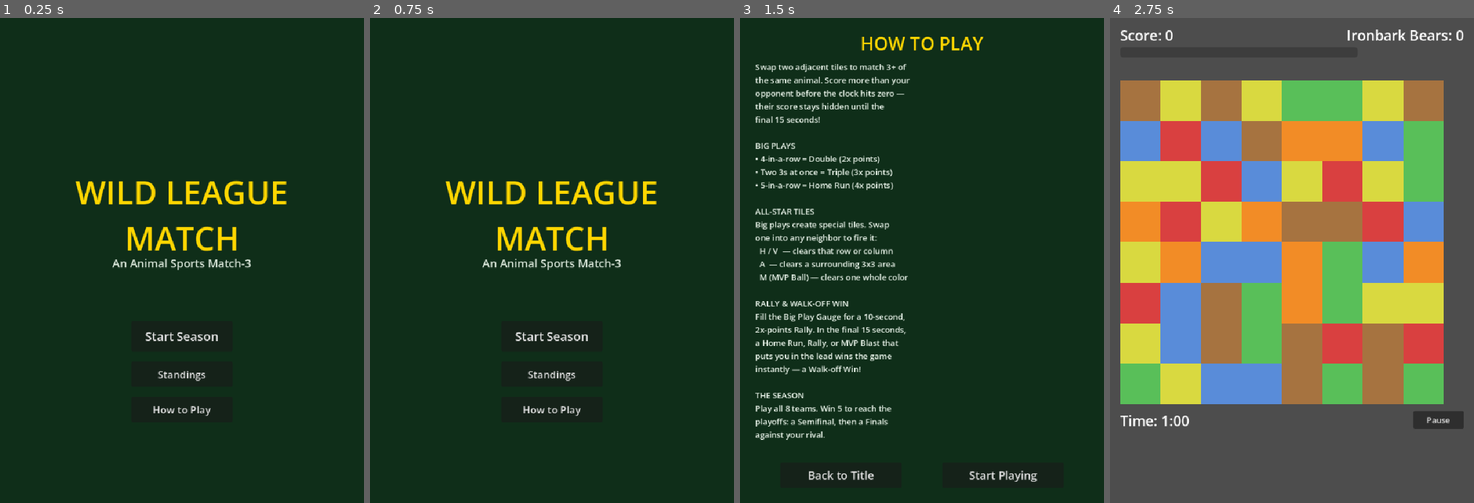
Above: before the commit, frames 1-4 (left to right).
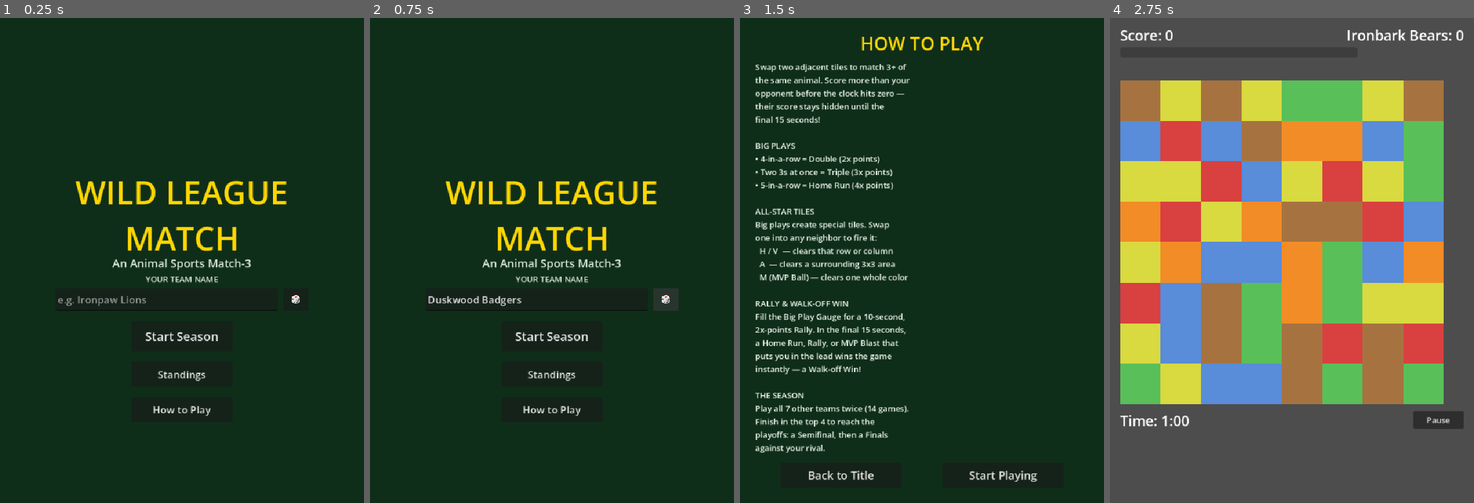
Above: after the commit, the same moments.

Repository: Pazderk/Wild-League-Match
Game: Godot game, scene res://scenes/title_screen.tscn
Same seed, same stepped clock (60 frames per second), same inputs: the game is played once before the commit and once after it.
Inputs (mouse positions are in pixels of both pictures, inside the frame that each line leads up to):
- Up to frame 1 (0.25 s): no input
- Up to frame 2 (0.75 s): click (664, 299) at 0.5 s, where only the run after the commit has a clickable "🎲"
- Up to frame 3 (1.5 s): click "Start Season" at 1.25 s
- Up to frame 4 (2.75 s): click "Start Playing" at 2 s

The runs differ from the first frame. In frame 1, 0.4% of the frame differs, in the area x 15-83%, y 53-61%; in frame 2, 0.8%; in frame 3, 1.1%, in the area x 4-47%, y 79-90%; in frame 4, nothing differs.

Commit message:
Add team naming, mid-flow navigation, and fix a standings gap
Player team name: a text field on the title screen (with a themed
"suggest a name" dice button) replaces "YOU" everywhere in the
standings. Persisted in prefs.json like the tutorial flag. Internally,
"is this the player" is now tracked with an is_you flag rather than
string-matching the name, so nothing breaks if someone names their
team something unusual.

Restart Season: a new title-screen button, shown only when a season
is already in progress, behind a Yes/No confirm overlay (styled like
the existing pause overlay) since it discards real progress.

Next Game: added to the standings screen (previously only had "Back
to Title"), jumping straight into the next game. Reads "New Season"
instead once the season is actually over, matching the same reset +
return-to-title behavior already used on the end-of-game screen.
Also renamed the end-of-game "Play Again" button to "Next Game" for
the two continuing cases (mid-season, mid-series) — the "New Season"
label for the four terminal outcomes is unchanged, since there's no
next game to play at that point.

Fixed a real gap from the round-robin rebuild: the team you're
actually playing each week never had its own league record updated
from the head-to-head result — only the other 6 teams (via the
background simulation) moved. Now your result also updates their
league record directly (a loss for them if you win, a win for them if
you lose), so all 7 other teams' records move by exactly 1 every
single week, and each ends the season with a full 14 games played
instead of ~12.

Also fixed stale "How to Play" text still describing the old 8-game/
5-win rules.

Co-Authored-By: Claude Sonnet 5 <noreply@anthropic.com>

Diff:
--- a/scenes/standings_screen.tscn
+++ b/scenes/standings_screen.tscn
@@ -40,10 +40,18 @@
 vertical_alignment = 0
 text = "Team records"
 
+[node name="NextGameButton" type="Button" parent="."]
+offset_left = 100.0
+offset_top = 850.0
+offset_right = 340.0
+offset_bottom = 910.0
+theme_override_font_sizes/font_size = 22
+text = "Next Game"
+
 [node name="BackButton" type="Button" parent="."]
-offset_left = 260.0
+offset_left = 380.0
 offset_top = 850.0
-offset_right = 460.0
+offset_right = 620.0
 offset_bottom = 910.0
-theme_override_font_sizes/font_size = 24
+theme_override_font_sizes/font_size = 22
 text = "Back to Title"
--- a/scenes/title_screen.tscn
+++ b/scenes/title_screen.tscn
@@ -32,6 +32,34 @@
 horizontal_alignment = 1
 text = "An Animal Sports Match-3"
 
+[node name="TeamNameLabel" type="Label" parent="."]
+offset_left = 20.0
+offset_top = 505.0
+offset_right = 700.0
+offset_bottom = 530.0
+theme_override_colors/font_color = Color(0.85, 0.9, 0.85, 1)
+theme_override_font_sizes/font_size = 16
+horizontal_alignment = 1
+text = "YOUR TEAM NAME"
+
+[node name="TeamNameEdit" type="LineEdit" parent="."]
+offset_left = 110.0
+offset_top = 535.0
+offset_right = 550.0
+offset_bottom = 580.0
+theme_override_font_sizes/font_size = 20
+placeholder_text = "e.g. Ironpaw Lions"
+horizontal_alignment = 1
+max_length = 24
+
+[node name="RandomizeButton" type="Button" parent="."]
+offset_left = 560.0
+offset_top = 535.0
+offset_right = 610.0
+offset_bottom = 580.0
+theme_override_font_sizes/font_size = 20
+text = "🎲"
+
 [node name="StartButton" type="Button" parent="."]
 offset_left = 260.0
 offset_top = 600.0
@@ -55,3 +83,50 @@
 offset_bottom = 800.0
 theme_override_font_sizes/font_size = 20
 text = "How to Play"
+
+[node name="RestartSeasonButton" type="Button" parent="."]
+offset_left = 260.0
+offset_top = 820.0
+offset_right = 460.0
+offset_bottom = 865.0
+theme_override_font_sizes/font_size = 18
+text = "Restart Season"
+
+[node name="RestartConfirmOverlay" type="Control" parent="."]
+visible = false
+offset_right = 720.0
+offset_bottom = 960.0
+mouse_filter = 1
+
+[node name="RestartDimmer" type="ColorRect" parent="RestartConfirmOverlay"]
+offset_right = 720.0
+offset_bottom = 960.0
+color = Color(0, 0, 0, 0.75)
+
+[node name="RestartConfirmLabel" type="Label" parent="RestartConfirmOverlay"]
+offset_left = 60.0
+offset_top = 380.0
+offset_right = 660.0
+offset_bottom = 470.0
+theme_override_colors/font_color = Color(1, 1, 1, 1)
+theme_override_font_sizes/font_size = 26
+horizontal_alignment = 1
+vertical_alignment = 1
+text = "Restart the season?
+All progress will be lost."
+
+[node name="RestartYesButton" type="Button" parent="RestartConfirmOverlay"]
+offset_left = 260.0
+offset_top = 500.0
+offset_right = 460.0
+offset_bottom = 555.0
+theme_override_font_sizes/font_size = 22
+text = "Yes, Restart"
+
+[node name="RestartNoButton" type="Button" parent="RestartConfirmOverlay"]
+offset_left = 260.0
+offset_top = 575.0
+offset_right = 460.0
+offset_bottom = 630.0
+theme_override_font_sizes/font_size = 22
+text = "Cancel"
--- a/scenes/tutorial_screen.tscn
+++ b/scenes/tutorial_screen.tscn
@@ -53,7 +53,8 @@
 instantly — a Walk-off Win!
 
 THE SEASON
-Play all 8 teams. Win 5 to reach the
+Play all 7 other teams twice (14 games).
+Finish in the top 4 to reach the
 playoffs: a Semifinal, then a Finals
 against your rival."
 
--- a/scripts/board.gd
+++ b/scripts/board.gd
@@ -356,7 +356,7 @@
 		stats_label.text = "%s\n\nWon the Semifinal! Next: the Finals vs the %s." % [
 			_box_score_text(), SeasonManager.finals_opponent_name
 		]
-	play_again_button.text = "Play Again"
+	play_again_button.text = "Next Game"
 	end_panel.visible = true
 
 
@@ -376,7 +376,7 @@
 			_box_score_text(), current_team_name, record.wins, record.losses, totals.wins, totals.losses
 		]
 
-	play_again_button.text = "Play Again"
+	play_again_button.text = "Next Game"
 	end_panel.visible = true
 
 
--- a/scripts/season_manager.gd
+++ b/scripts/season_manager.gd
@@ -66,9 +66,11 @@
 var semifinal_opponent_name := ""
 var finals_opponent_name := ""
 
-# Kept in a separate small file from season_save.json since it's a one-time
-# preference, not season progress — reset_season() must never touch it.
+# Kept in a separate small file from season_save.json since these are
+# standing preferences, not season progress — reset_season() must never
+# touch them.
 var tutorial_seen := false
+var team_name := "YOU"
 
 
 func _ready() -> void:
@@ -83,10 +85,18 @@
 	_save_prefs()
 
 
+## Blank (or whitespace-only) falls back to the "YOU" default rather than
+## saving an empty label.
+func set_team_name(new_name: String) -> void:
+	var trimmed := new_name.strip_edges()
+	team_name = trimmed if trimmed != "" else "YOU"
+	_save_prefs()
+
+
 func _save_prefs() -> void:
 	var f := FileAccess.open(PREFS_PATH, FileAccess.WRITE)
 	if f:
-		f.store_string(JSON.stringify({"tutorial_seen": tutorial_seen}))
+		f.store_string(JSON.stringify({"tutorial_seen": tutorial_seen, "team_name": team_name}))
 		f.close()
 
 
@@ -103,6 +113,7 @@
 	if typeof(parsed) != TYPE_DICTIONARY:
 		return
 	tutorial_seen = parsed.get("tutorial_seen", false)
+	team_name = parsed.get("team_name", "YOU")
 
 
 func is_playoff_stage() -> bool:
@@ -170,8 +181,18 @@
 		regular_losses += 1
 	regular_games_played += 1
 
+	# Your head-to-head result is that team's result for the week too — a
+	# loss for them if you won, a win for them if you didn't.
+	if not league_records.has(team.name):
+		league_records[team.name] = {"wins": 0, "losses": 0}
+	if did_win:
+		league_records[team.name].losses += 1
+	else:
+		league_records[team.name].wins += 1
+
 	# The 6 teams not facing the player this week play each other too, so
-	# the whole league's standings evolve together, week by week.
+	# the whole league's standings evolve together, week by week — all 7
+	# other teams' records move by exactly 1 every week.
 	_simulate_other_teams_week(team.name)
 
 	current_team_index = (current_team_index + 1) % teams.size()
@@ -207,8 +228,8 @@
 	var entries: Array = []
 	for t in teams:
 		var r: Dictionary = get_league_record(t.name)
-		entries.append({"name": t.name, "wins": r.wins, "losses": r.losses, "rival": t.rival})
-	entries.append({"name": "YOU", "wins": regular_wins, "losses": regular_losses, "rival": false})
+		entries.append({"name": t.name, "wins": r.wins, "losses": r.losses, "rival": t.rival, "is_you": false})
+	entries.append({"name": team_name, "wins": regular_wins, "losses": regular_losses, "rival": false, "is_you": true})
 	entries.sort_custom(_compare_seed_entries)
 	return entries
 
@@ -224,7 +245,7 @@
 
 	var player_seed := -1
 	for i in range(top4.size()):
-		if top4[i].name == "YOU":
+		if top4[i].is_you:
 			player_seed = i
 			break
 
@@ -294,10 +315,10 @@
 
 ## Every week, the 6 other teams not facing the player are randomly paired
 ## into 3 games and simulated, so the standings evolve organically instead
-## of being pre-rolled. Since each of the 7 other teams sits out (facing the
-## player instead) 2 of the 14 weeks, their season totals will typically add
-## up to 12 games, not 14 — a small, accepted quirk of not tracking a full
-## fixture list.
+## of being pre-rolled. Combined with the head-to-head result recorded just
+## above for the 7th team (the one facing the player), all 7 other teams'
+## records move by exactly 1 every week, totaling 14 games each by season's
+## end.
 func _simulate_other_teams_week(exclude_name: String) -> void:
 	var others: Array = []
 	for t in teams:
--- a/scripts/standings_screen.gd
+++ b/scripts/standings_screen.gd
@@ -3,12 +3,23 @@
 @onready var status_label: Label = $StatusLabel
 @onready var teams_label: Label = $TeamsLabel
 @onready var back_button: Button = $BackButton
+@onready var next_game_button: Button = $NextGameButton
 
 
 func _ready() -> void:
 	status_label.text = _build_status_text()
 	teams_label.text = _build_teams_text()
 	back_button.pressed.connect(func(): get_tree().change_scene_to_file("res://scenes/title_screen.tscn"))
+
+	if SeasonManager.is_season_over():
+		next_game_button.text = "New Season"
+		next_game_button.pressed.connect(func():
+			SeasonManager.reset_season()
+			get_tree().change_scene_to_file("res://scenes/title_screen.tscn")
+		)
+	else:
+		next_game_button.text = "Next Game"
+		next_game_button.pressed.connect(func(): get_tree().change_scene_to_file("res://scenes/board.tscn"))
 
 
 func _build_status_text() -> String:
--- a/scripts/title_screen.gd
+++ b/scripts/title_screen.gd
@@ -1,8 +1,23 @@
 extends Node2D
+
+## Themed suggestions for the "🎲" button — same naming style as the league
+## roster (place name + animal), so a randomized name still fits the world.
+const NAME_SUGGESTIONS := [
+	"Stonecrest Falcons", "Duskwood Badgers", "Emberfield Lynxes",
+	"Frostpine Elk", "Cinderpath Ravens", "Thistledown Hares",
+	"Saltmarsh Herons", "Brackenridge Boars", "Windmere Stallions",
+	"Copperfen Jackals", "Mosswick Panthers", "Hollowgate Bison",
+]
 
 @onready var start_button: Button = $StartButton
 @onready var standings_button: Button = $StandingsButton
 @onready var how_to_play_button: Button = $HowToPlayButton
+@onready var restart_button: Button = $RestartSeasonButton
+@onready var team_name_edit: LineEdit = $TeamNameEdit
+@onready var randomize_button: Button = $RandomizeButton
+@onready var restart_overlay: Control = $RestartConfirmOverlay
+@onready var restart_yes_button: Button = $RestartConfirmOverlay/RestartYesButton
+@onready var restart_no_button: Button = $RestartConfirmOverlay/RestartNoButton
 
 
 func _ready() -> void:
@@ -12,8 +27,25 @@
 	standings_button.pressed.connect(func(): get_tree().change_scene_to_file("res://scenes/standings_screen.tscn"))
 	how_to_play_button.pressed.connect(func(): get_tree().change_scene_to_file("res://scenes/tutorial_screen.tscn"))
 
+	team_name_edit.text = "" if SeasonManager.team_name == "YOU" else SeasonManager.team_name
+	randomize_button.pressed.connect(func(): team_name_edit.text = NAME_SUGGESTIONS[randi() % NAME_SUGGESTIONS.size()])
+
+	restart_overlay.visible = false
+	restart_button.visible = not fresh_season
+	restart_button.pressed.connect(func(): restart_overlay.visible = true)
+	restart_yes_button.pressed.connect(_on_restart_confirmed)
+	restart_no_button.pressed.connect(func(): restart_overlay.visible = false)
+
+
+func _on_restart_confirmed() -> void:
+	SeasonManager.reset_season()
+	restart_overlay.visible = false
+	restart_button.visible = false
+	start_button.text = "Start Season"
+
 
 func _on_start_pressed() -> void:
+	SeasonManager.set_team_name(team_name_edit.text)
 	if not SeasonManager.tutorial_seen:
 		get_tree().change_scene_to_file("res://scenes/tutorial_screen.tscn")
 	else:
Not shown, changed: docs/index.html
Not shown, changed: docs/index.pck
